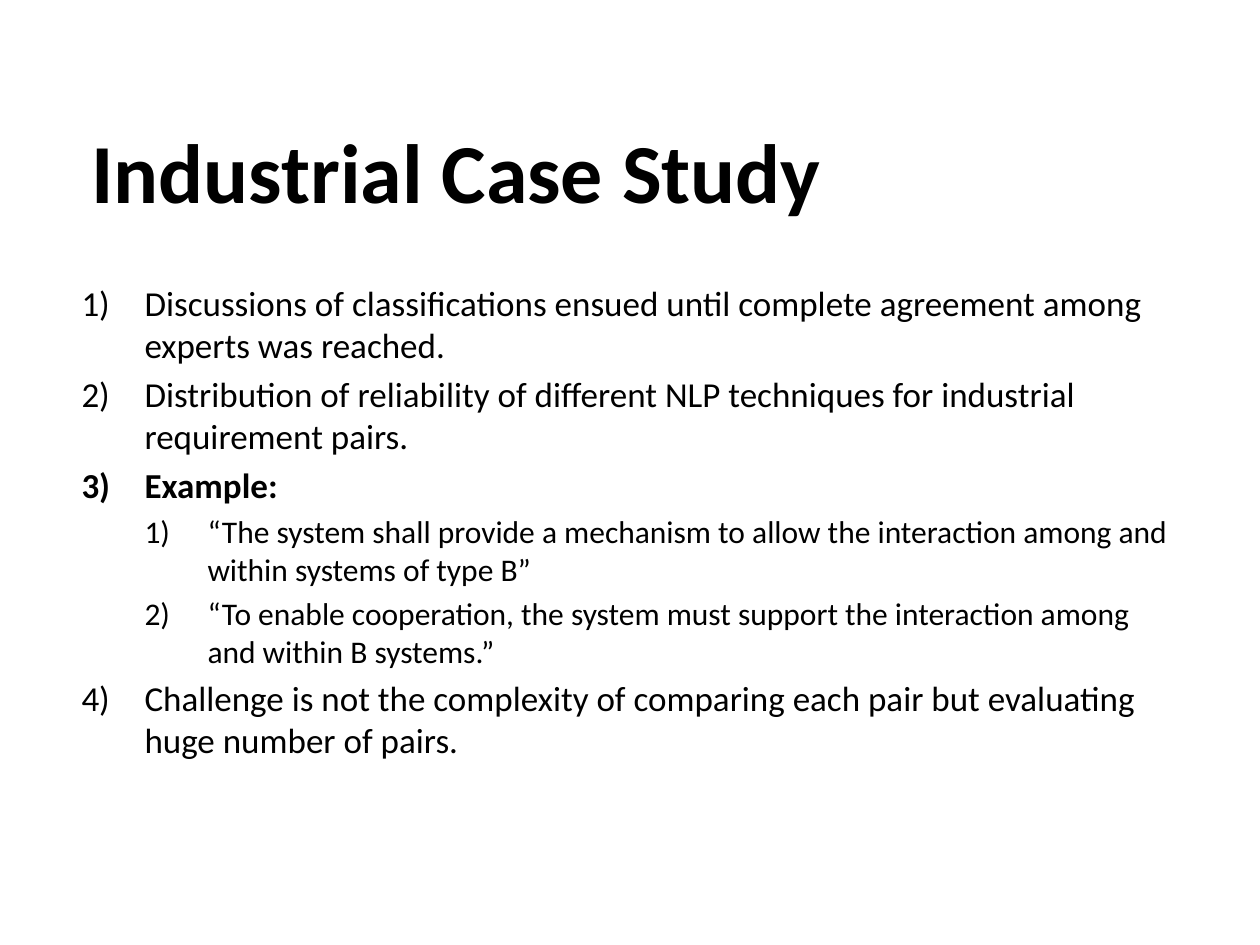
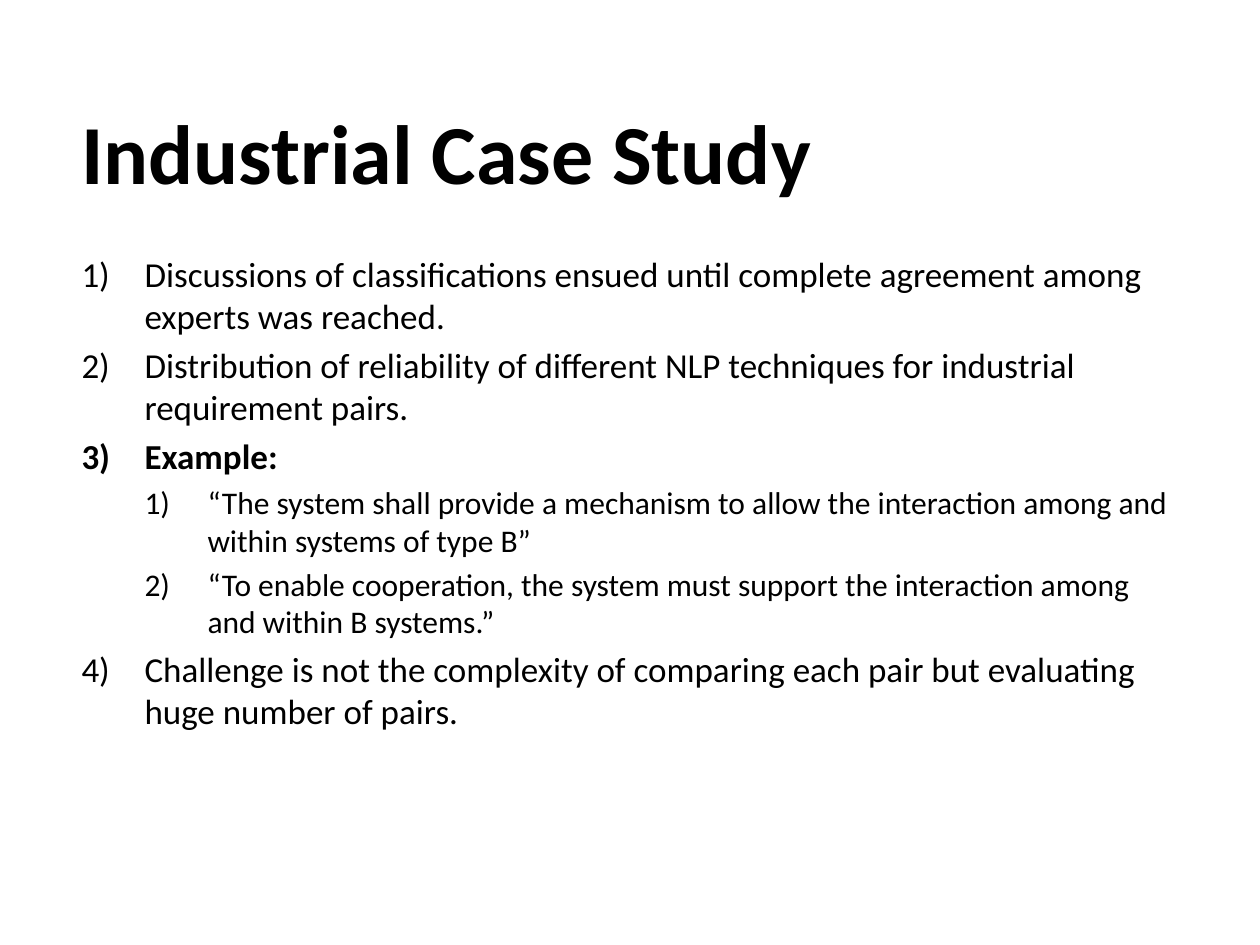
Before and after one commit to sindhusha-t/ASE-Lab-Assignments, a slide deck: slide 6 of Journal_presentation/The Effort Savings from Using NLP to Classify.pptx. Drawn at 1260x945 pixels with LibreOffice and Linux fonts; fonts in the diff are those of the drawing; background and template pictures are left out. Boxes give left, top, right and bottom in pixels: in the first picture for what was removed or moved away, otherwise in the second. Text is boxed around its words. In the diff, an @@ line names an element or a change of style, - is before the commit and + after.

```diff
--- a/Journal_presentation/The Effort Savings from Using NLP to Classify.pptx
+++ b/Journal_presentation/The Effort Savings from Using NLP to Classify.pptx
@@ title "Industrial Case Study": place and size @@
-title "Industrial Case Study" at bbox=[91, 144, 820, 217]
+title "Industrial Case Study" at bbox=[82, 125, 810, 198]
@@ subtitle "Discussions of classifications ensued until ...": place and size @@
-subtitle "Discussions of classifications ensued until ..." at bbox=[145, 291, 1167, 759]
+subtitle "Discussions of classifications ensued until ..." at bbox=[145, 262, 1167, 730]
```
Also in this commit, not shown: 15 other slides changed.
